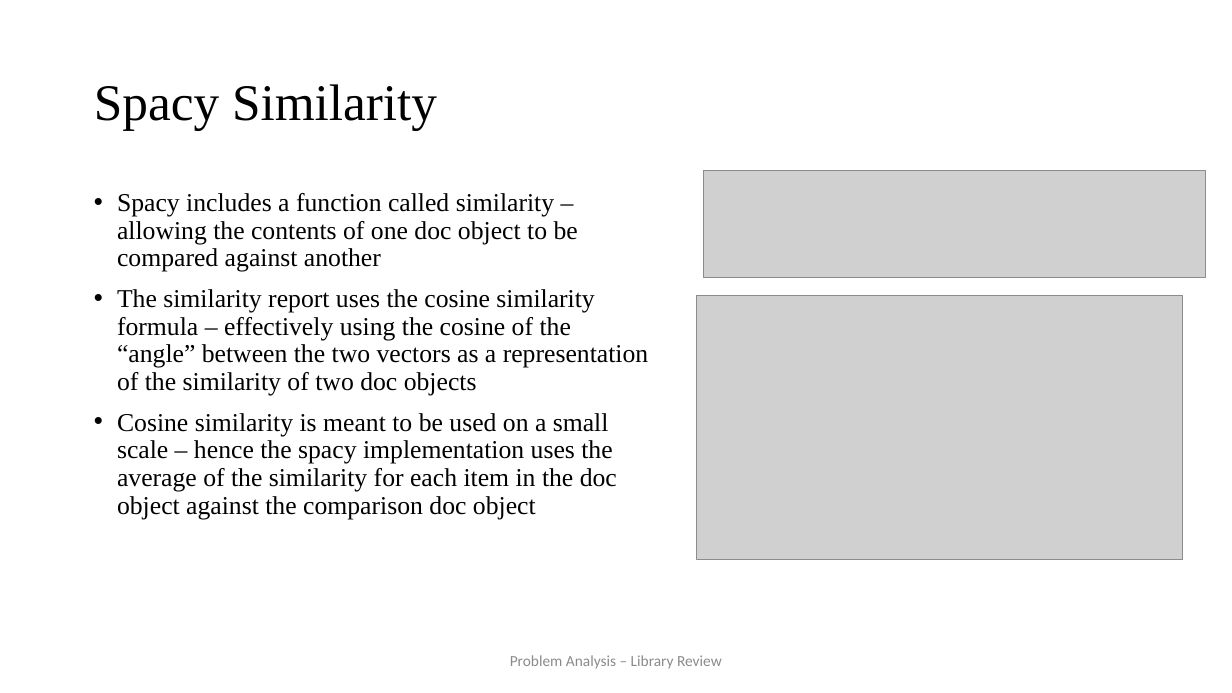
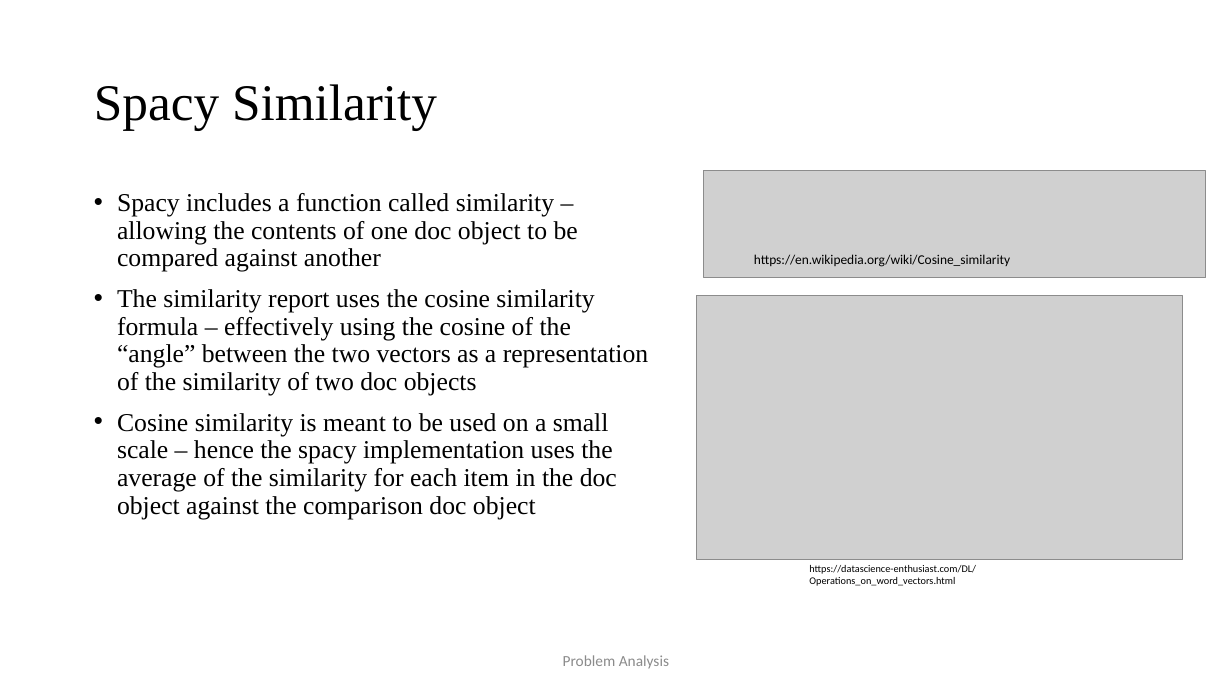
Before and after one commit to JaVonox/AIChatbot, a slide deck: slide 6 of Documentation/100505349.pptx. Drawn at 1232x693 pixels with LibreOffice and Linux fonts; fonts in the diff are those of the drawing; grey boxes stand for pictures. Boxes give left, top, right and bottom in pixels: in the first picture for what was removed or moved away, otherwise in the second. Text is boxed around its words. In the diff, an @@ line names an element or a change of style, - is before the commit and + after.

```diff
--- a/Documentation/100505349.pptx
+++ b/Documentation/100505349.pptx
@@ text added at box(754, 254, 1010, 267), 10.5 pt, text #000000 @@
+https://en.wikipedia.org/wiki/Cosine_similarity
@@ text added at box(809, 565, 976, 586), 8 pt, text #000000 @@
+https://datascience-enthusiast.com/DL/Operations_on_word_vectors.html
@@ text at box(563, 655, 669, 669): text changed @@
-Problem Analysis – Library Review
+Problem Analysis
```
Also in this commit, not shown: 9 other slides changed, 3 slides added, 1 slide removed, 4 other files.
